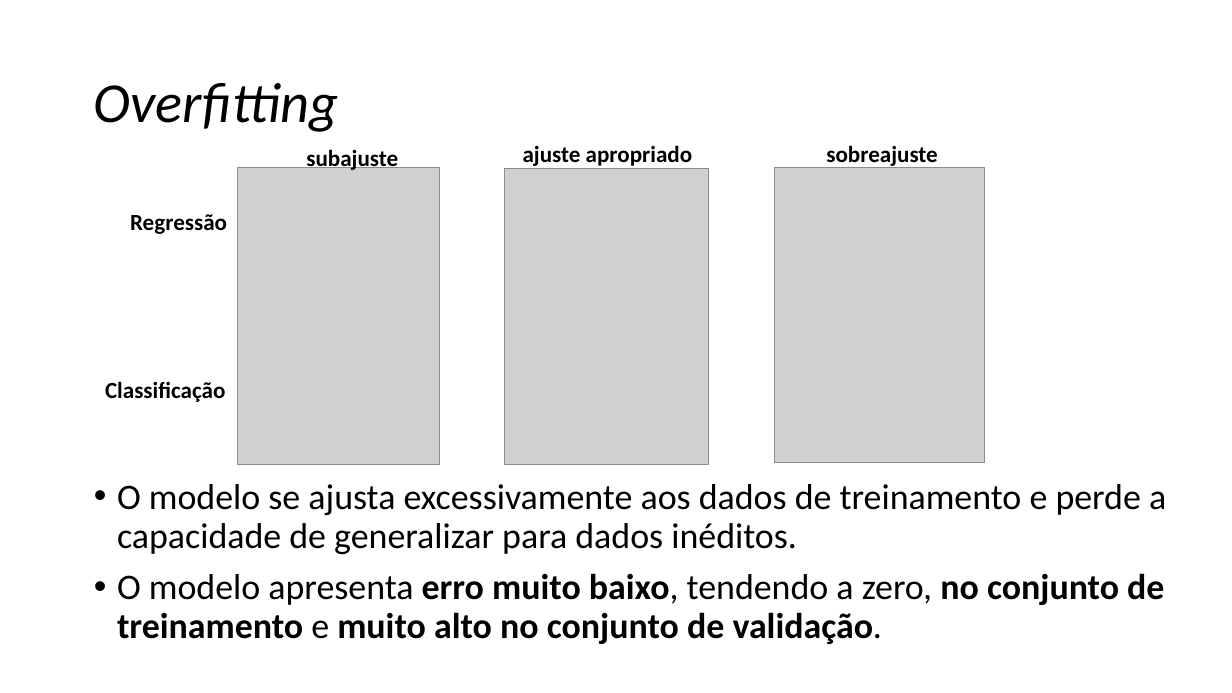
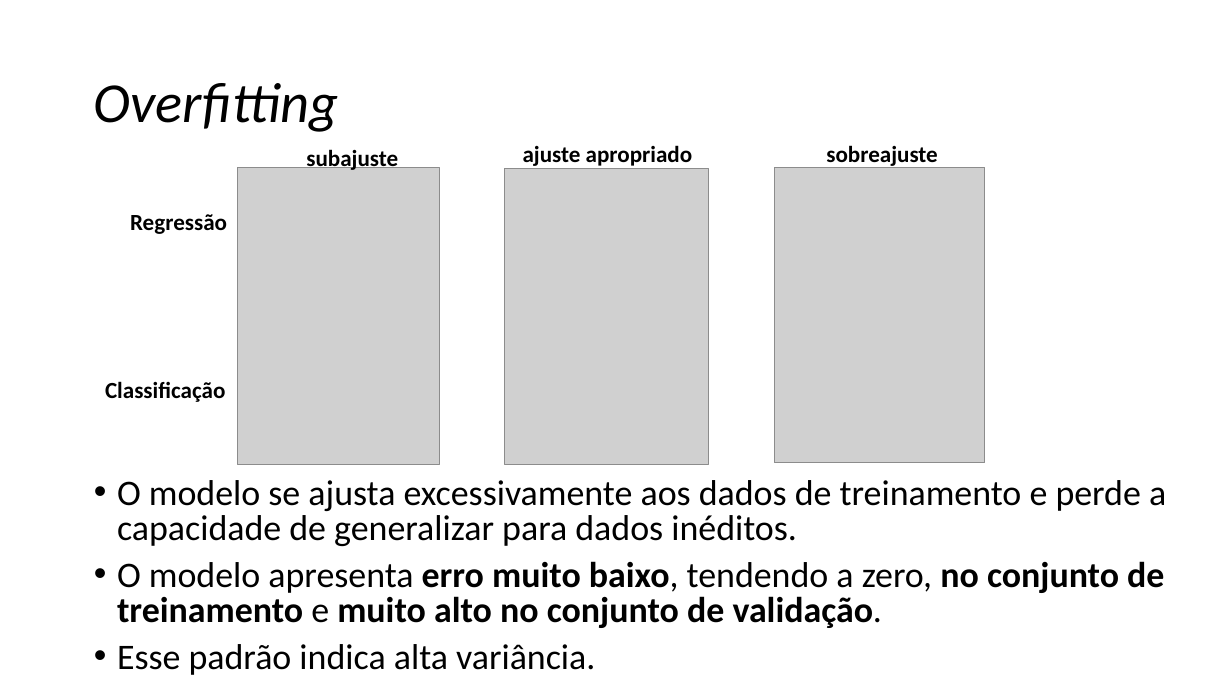
Before and after one commit to zz4fap/c24_inteligencia_artificial, a slide deck: slide 66 of slides/C24_Regressão.pptx. Drawn at 1232x693 pixels with LibreOffice and Linux fonts; fonts in the diff are those of the drawing; grey boxes stand for pictures. Boxes give left, top, right and bottom in pixels: in the first picture for what was removed or moved away, otherwise in the second. Text is boxed around its words. In the diff, an @@ line names an element or a change of style, - is before the commit and + after.

```diff
--- a/slides/C24_Regressão.pptx
+++ b/slides/C24_Regressão.pptx
@@ text at (117, 480, 1166, 628): line spacing 0.9 to 0.8 @@
@@ text at (117, 644, 595, 675): paragraph added @@
+• Esse padrão indica alta variância.
```
Also in this commit, not shown: 4 other slides changed, 1 slide added, 1 other file.
